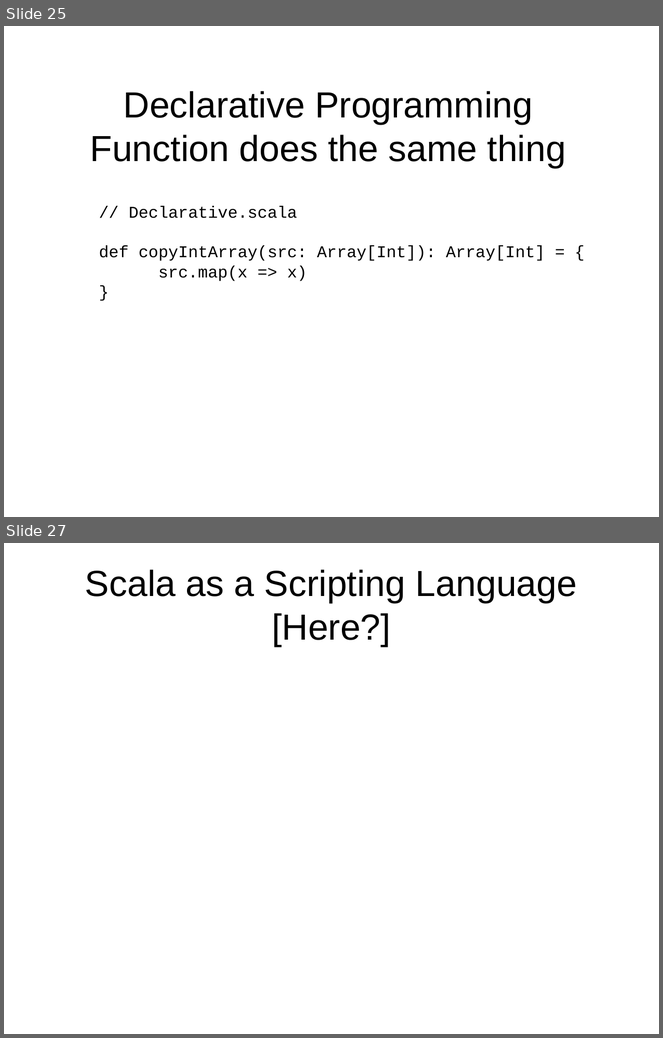
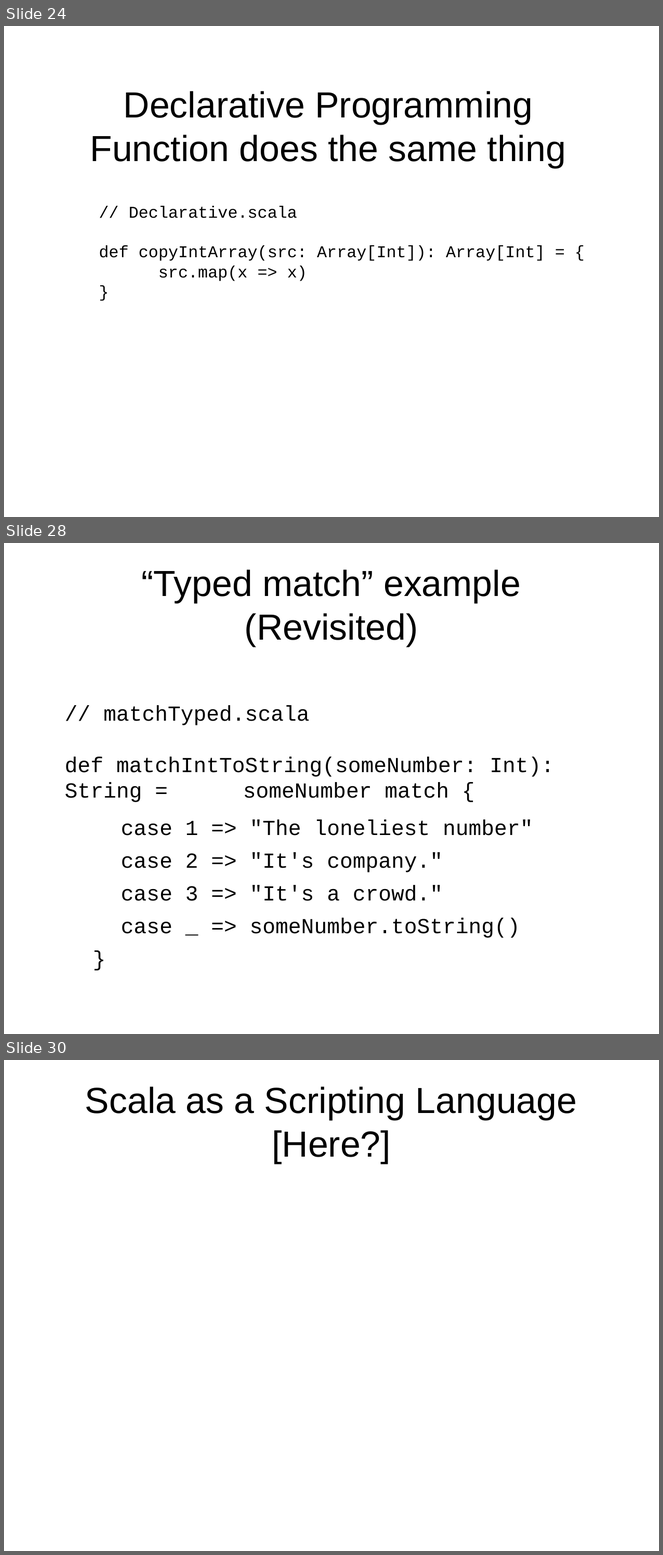
Before and after one commit to JohnLockwood/ScalaTalkSacjug, a slide deck: ScalaDecember2014.odp. Shown one above the other, each under a label of ours: slides 25 and 27 before the commit, slides 24, 28 and 30 after it; the slides between them are not shown. The pictures are 663x1038 and 663x1555 pixels, drawn with LibreOffice and Linux fonts; fonts in the diff are those of the drawing. Boxes give left, top, right and bottom in pixels: in the first picture for what was removed or moved away, otherwise in the second. Text is boxed around its words. In the diff, an @@ line names an element or a change of style, - is before the commit and + after.

Commit message:
Additional akka examples; begin adding concurrency section to slides & pdf

```diff
--- a/ScalaDecember2014.odp
+++ b/ScalaDecember2014.odp
@@ slide 28 added at [4, 543, 659, 1034], background #FFFFFF @@
@@ title added at [142, 570, 521, 646], 44 pt, text #000000 @@
+“Typed match” example
+(Revisited)
@@ text added at [65, 705, 554, 938], 26 pt, text #000000 @@
+// matchTyped.scala
+def matchIntToString(someNumber: Int): String = someNumber match {
+    case 1 => "The loneliest number"
+    case 2 => "It's company."
+    case 3 => "It's a crowd."
+    case _ => someNumber.toString()
+  }
@@ what was slide 25 is now slide 24 @@
@@ what was slide 27 is now slide 30 @@
```
Also in this commit, not shown: 5 slides changed, 3 other slides added, 1 slide removed, 9 other files.
